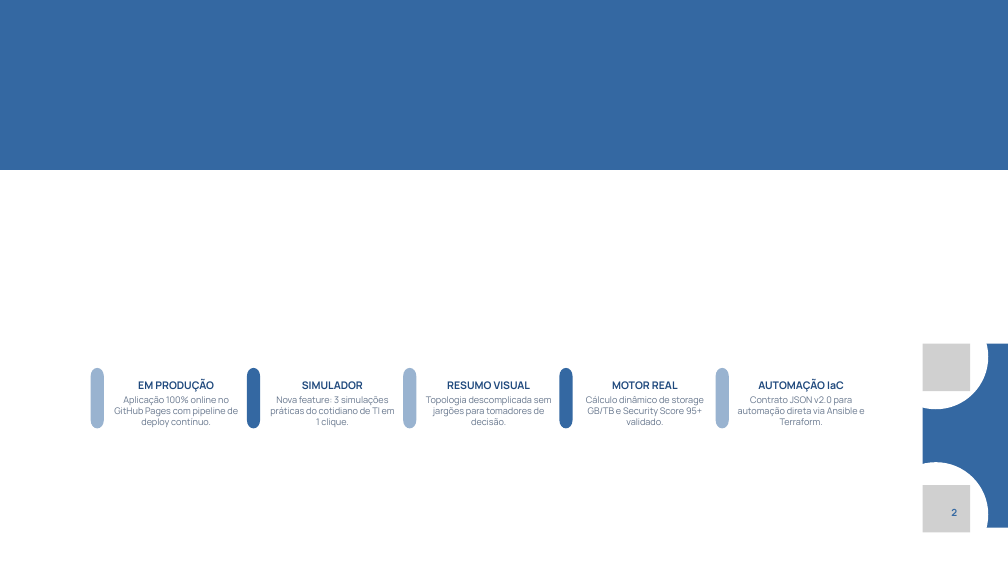
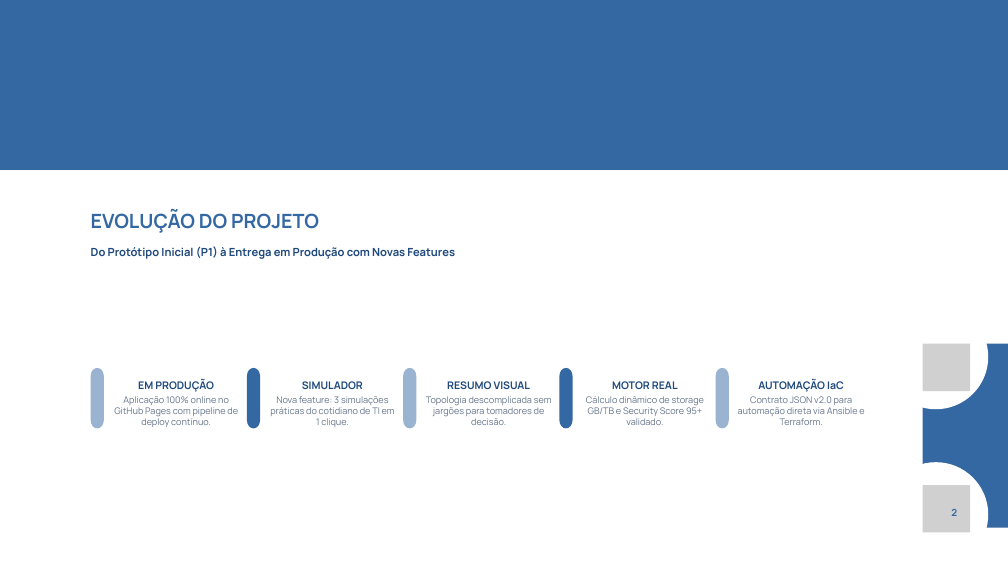
Before and after one commit to Viniciusulpicio/wizard-pattern, a slide deck: slide 2 of PADRAO.pptx. Drawn at 1008x567 pixels with LibreOffice and Linux fonts; fonts in the diff are those of the drawing; grey boxes stand for pictures; background and template pictures are left out. Boxes give left, top, right and bottom in pixels: in the first picture for what was removed or moved away, otherwise in the second. Text is boxed around its words. In the diff, an @@ line names an element or a change of style, - is before the commit and + after.

```diff
--- a/PADRAO.pptx
+++ b/PADRAO.pptx
@@ text "EVOLUÇÃO DO PROJETO" at (91, 210, 319, 233): size 24 to 28 pt, text colour #FFFFFF to #3468A2 @@
@@ text "Do Protótipo Inicial (P1) à ..." at (91, 246, 455, 259): text colour #FFFFFF to #1F497D @@
```
Also in this commit, not shown: 2 other slides changed, 5 other files.
